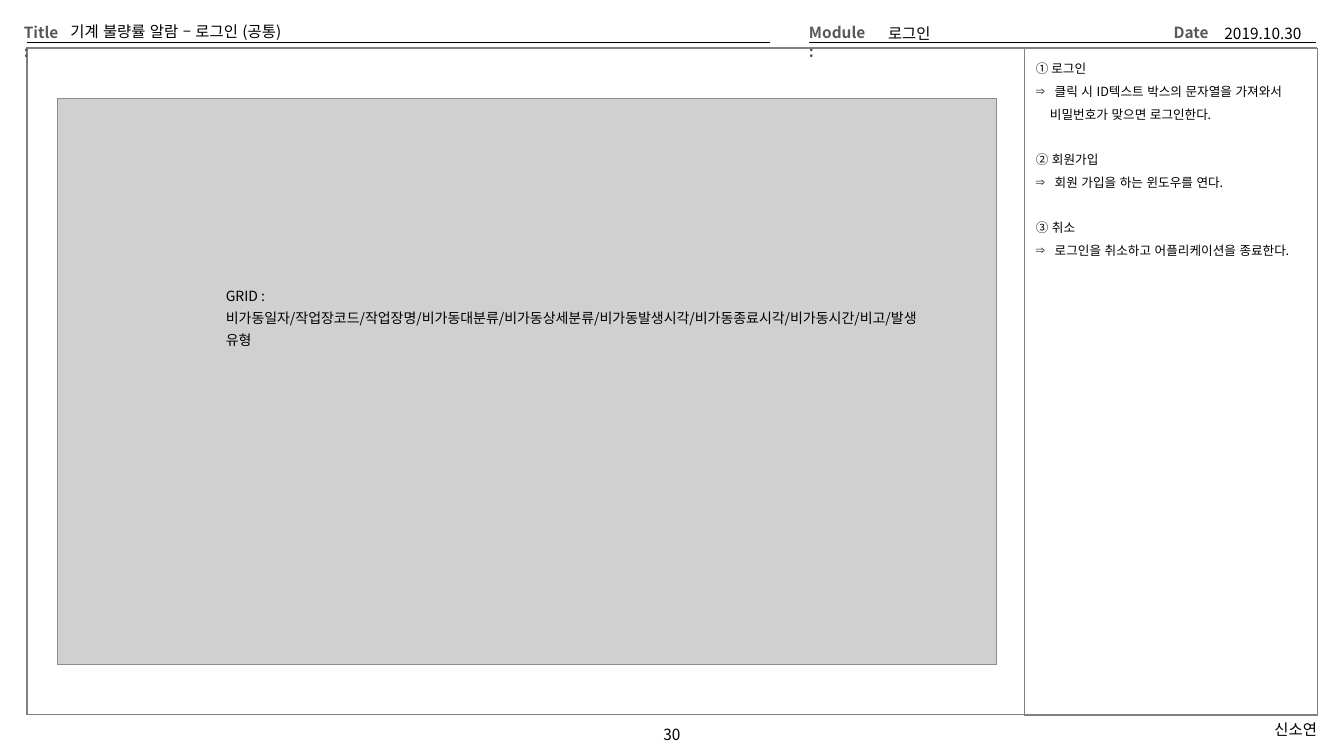
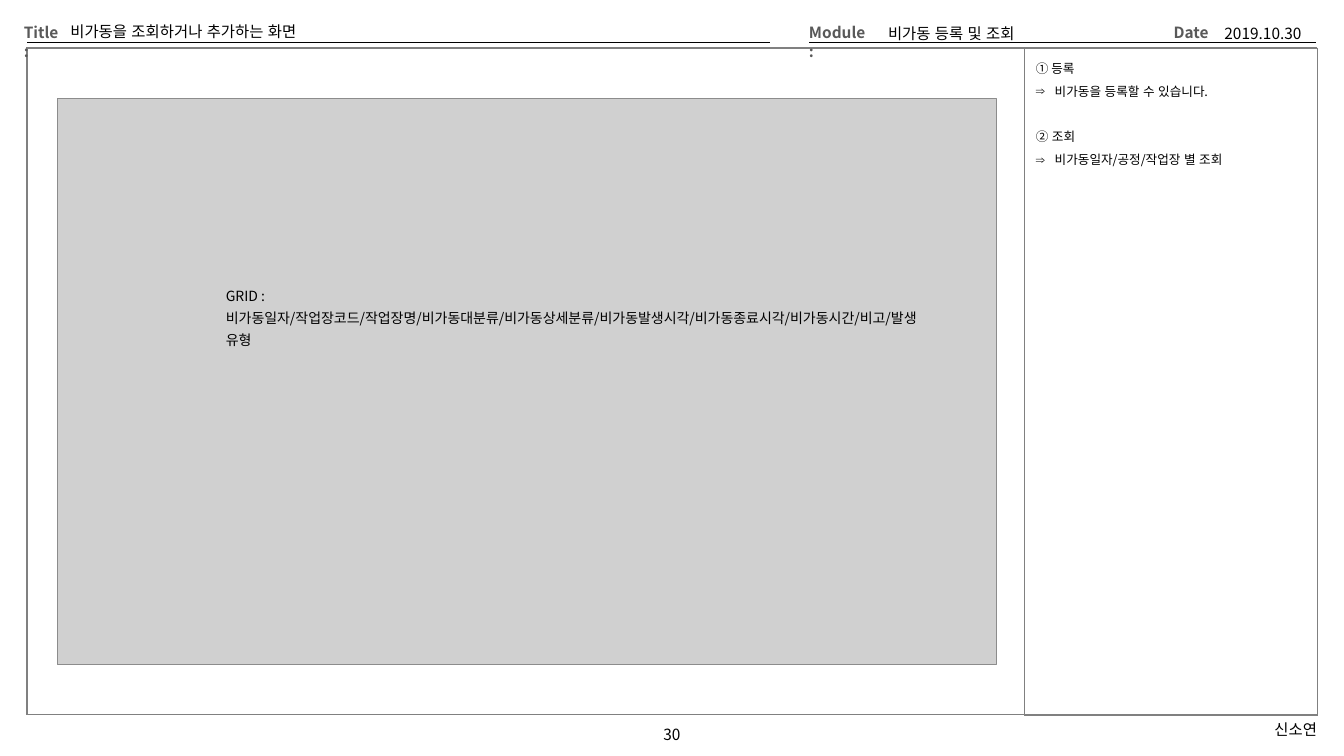
Before and after one commit to Cliedy-s/Team4, a slide deck: slide 30 of source/TEMP/Team4화면설계 - 오휘석.pptx. Drawn at 1344x756 pixels with LibreOffice and Linux fonts; fonts in the diff are those of the drawing; grey boxes stand for pictures. Boxes give left, top, right and bottom in pixels: in the first picture for what was removed or moved away, otherwise in the second. Text is boxed around its words. In the diff, an @@ line names an element or a change of style, - is before the commit and + after.

```diff
--- a/source/TEMP/Team4화면설계 - 오휘석.pptx
+++ b/source/TEMP/Team4화면설계 - 오휘석.pptx
@@ title at box(70, 24, 296, 39): text changed @@
-기계 불량률 알람 – 로그인 (공통)
+비가동을 조회하거나 추가하는 화면
@@ text at box(888, 26, 1014, 43): text changed @@
-로그인
+비가동 등록 및 조회
@@ text at box(1036, 62, 1222, 167): text changed @@
-① 로그인
-⇒ 클릭 시 ID텍스트 박스의 문자열을 가져와서
-비밀번호가 맞으면 로그인한다.
-② 회원가입
-⇒ 회원 가입을 하는 윈도우를 연다.
-③ 취소
-⇒ 로그인을 취소하고 어플리케이션을 종료한다.
+① 등록
+⇒ 비가동을 등록할 수 있습니다.
+② 조회
+⇒ 비가동일자/공정/작업장 별 조회
```
Also in this commit, not shown: 15 other slides changed, 1 other file.
